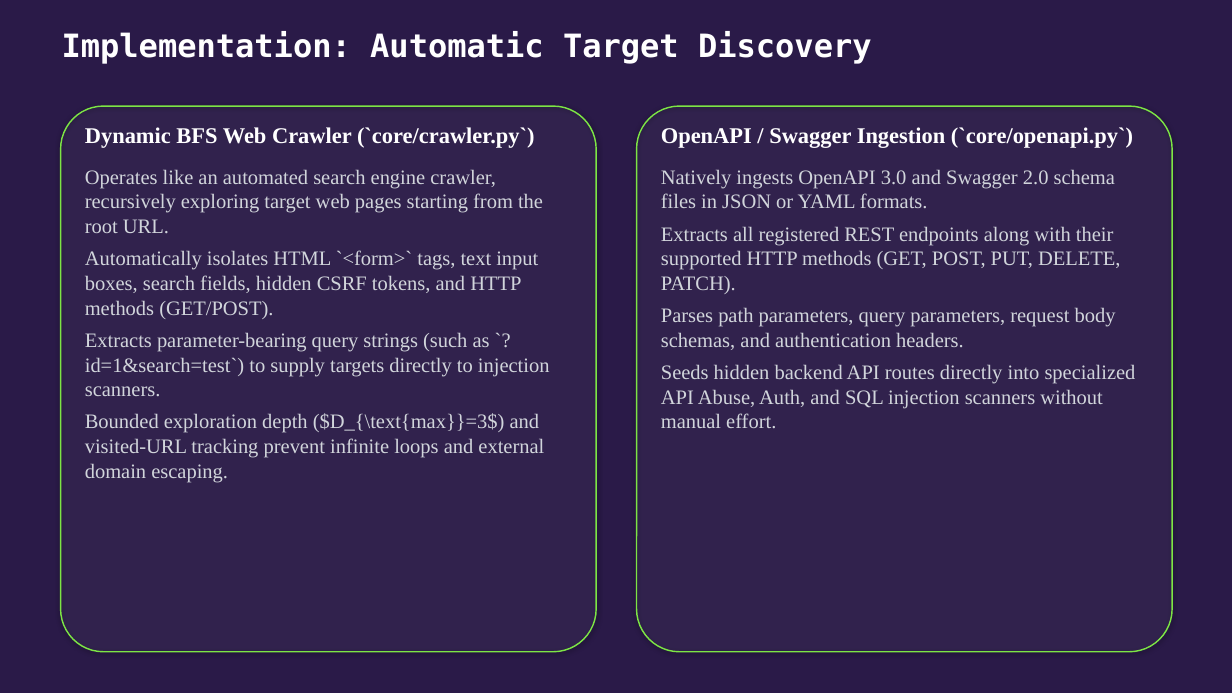
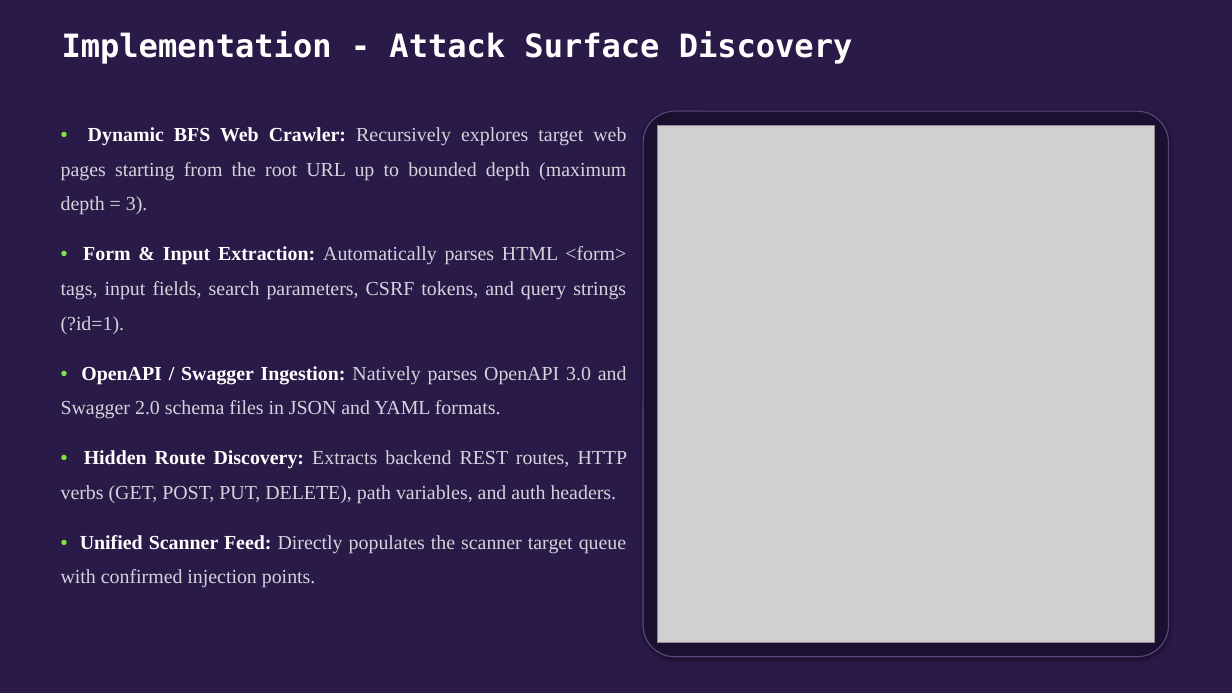
Before and after one commit to NEXUS-888/AutoSecAudit, a slide deck: slide 11 of Presentation/AutoSecAudit - Phase 3 Presentation.pptx. Drawn at 1232x693 pixels with LibreOffice and Linux fonts; fonts in the diff are those of the drawing; grey boxes stand for pictures. Boxes give left, top, right and bottom in pixels: in the first picture for what was removed or moved away, otherwise in the second. Text is boxed around its words. In the diff, an @@ line names an element or a change of style, - is before the commit and + after.

```diff
--- a/Presentation/AutoSecAudit - Phase 3 Presentation.pptx
+++ b/Presentation/AutoSecAudit - Phase 3 Presentation.pptx
@@ text at box(62, 31, 853, 64): text changed @@
-Implementation: Automatic Target Discovery
+Implementation - Attack Surface Discovery
@@ text "• Dynamic BFS Web Crawler: ...": place and size @@
-text "• Dynamic BFS Web Crawler: ..." at box(61, 106, 597, 653)
+text "• Dynamic BFS Web Crawler: ..." at box(61, 127, 628, 588)
@@ text "• Dynamic BFS Web Crawler: ..." at box(61, 127, 628, 588): fill #FFFFFF at 4% opacity to none; outline #7DE545 1.1 pt to none; shadow off @@
@@ rounded rectangle: place and size @@
-rounded rectangle at box(637, 106, 1173, 653)
+rounded rectangle at box(643, 111, 1169, 657)
@@ rounded rectangle at box(643, 111, 1169, 657): fill #FFFFFF at 4% opacity to #1A1030; outline #7DE545 1.1 pt to #5B437D 0.94 pt; proportions changed @@
@@ text at box(61, 127, 628, 588): text added @@
+• Dynamic BFS Web Crawler: Recursively explores target web pages starting from the root URL up to bounded depth (maximum depth = 3).
+• Form & Input Extraction: Automatically parses HTML <form> tags, input fields, search parameters, CSRF tokens, and query strings (?id=1).
+• OpenAPI / Swagger Ingestion: Natively parses OpenAPI 3.0 and Swagger 2.0 schema files in JSON and YAML formats.
+• Hidden Route Discovery: Extracts backend REST routes, HTTP verbs (GET, POST, PUT, DELETE), path variables, and auth headers.
+• Unified Scanner Feed: Directly populates the scanner target queue with confirmed injection points.
@@ text removed at box(85, 127, 535, 148) @@
-Dynamic BFS Web Crawler (`core/crawler.py`)
@@ picture added at box(657, 126, 1154, 643) @@
@@ text removed at box(661, 127, 1133, 148) @@
-OpenAPI / Swagger Ingestion (`core/openapi.py`)
@@ text removed at box(85, 169, 550, 483) @@
-Operates like an automated search engine crawler, recursively exploring target web pages starting from the root URL.
-Automatically isolates HTML `<form>` tags, text input boxes, search fields, hidden CSRF tokens, and HTTP methods (GET/POST).
-Extracts parameter-bearing query strings (such as `?id=1&search=test`) to supply targets directly to injection scanners.
-Bounded exploration depth ($D_{\text{max}}=3$) and visited-URL tracking prevent infinite loops and external domain escaping.
@@ text removed at box(661, 169, 1136, 428) @@
-Natively ingests OpenAPI 3.0 and Swagger 2.0 schema files in JSON or YAML formats.
-Extracts all registered REST endpoints along with their supported HTTP methods (GET, POST, PUT, DELETE, PATCH).
-Parses path parameters, query parameters, request body schemas, and authentication headers.
-Seeds hidden backend API routes directly into specialized API Abuse, Auth, and SQL injection scanners without manual effort.
```
Also in this commit, not shown: 12 other slides changed, 6 slides added, 7 slides removed, 41 other files.
